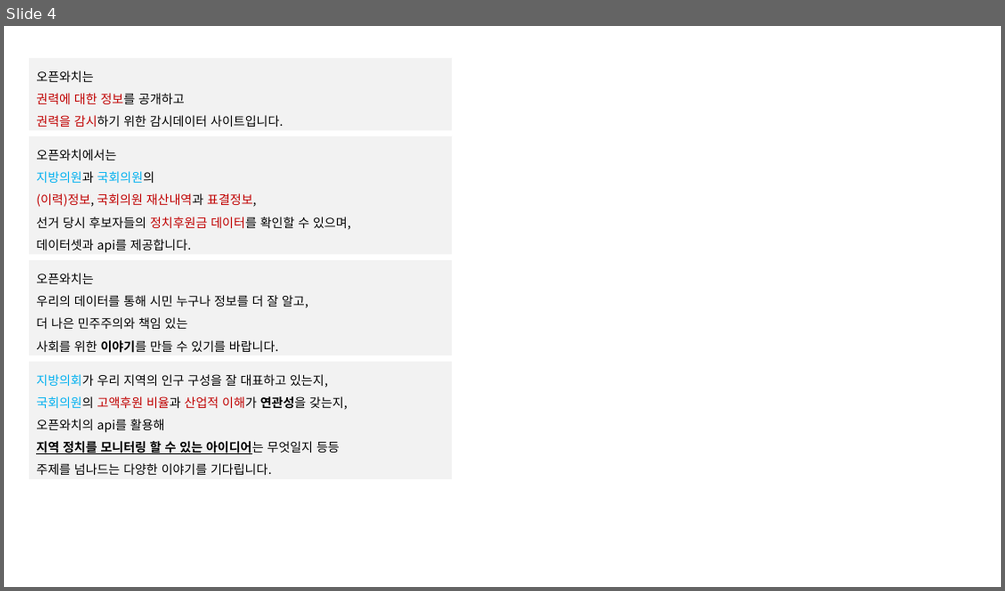
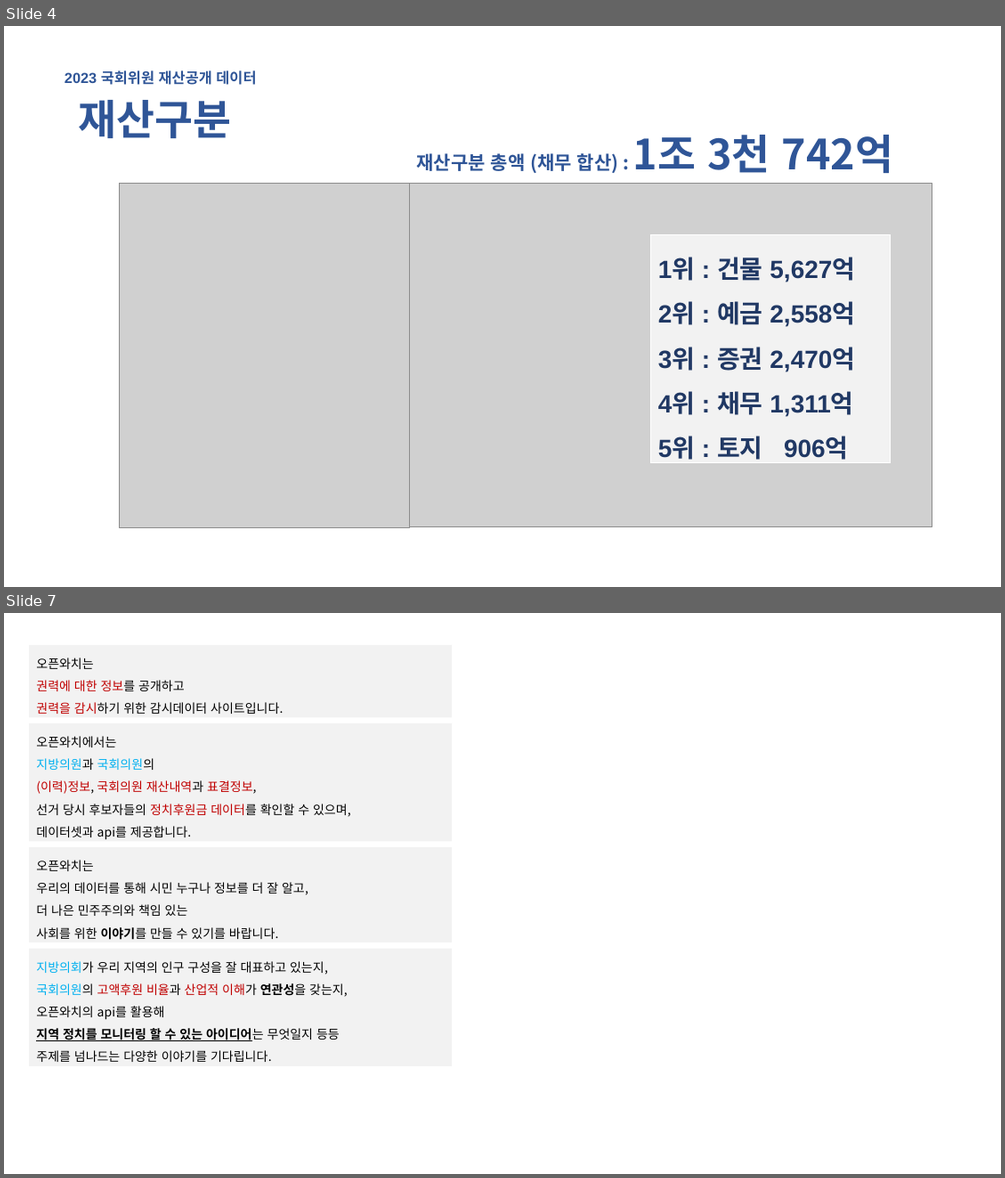
Before and after one commit to wordnbeing/sessac_visualproject, a slide deck: opwatch_visual_prj.pptx. Shown one above the other, each under a label of ours: slide 4 before the commit, slides 4 and 7 after it; the slides between them are not shown. The pictures are 1005x591 and 1005x1178 pixels, drawn with LibreOffice and Linux fonts; fonts in the diff are those of the drawing; grey boxes stand for pictures. Boxes give left, top, right and bottom in pixels: in the first picture for what was removed or moved away, otherwise in the second. Text is boxed around its words. In the diff, an @@ line names an element or a change of style, - is before the commit and + after.

```diff
--- a/opwatch_visual_prj.pptx
+++ b/opwatch_visual_prj.pptx
@@ slide 4 added at [4,26,1001,587], background #FFFFFF @@
@@ text added at [65,70,256,85], 14 pt, text #2F5597, bold @@
+2023 국회위원 재산공개 데이터
@@ text added at [79,100,232,138], 40 pt, text #2F5597, bold @@
+재산구분
@@ text added at [417,135,893,173], 18 pt, text #2F5597, bold @@
+재산구분 총액 (채무 합산) : 1조 3천 742억
@@ picture added at [119,183,409,527] @@
@@ picture added at [259,183,932,526] @@
@@ rectangle added at [651,234,890,463], fill #F2F2F2, outline #FFFFFF 0.75 pt, 24 pt, text #203864, bold @@
+1위 : 건물 5,627억
+2위 : 예금 2,558억
+3위 : 증권 2,470억
+4위 : 채무 1,311억
+5위 : 토지 906억
@@ what was slide 4 is now slide 7 @@
```
Also in this commit, not shown: 2 slides changed, 3 other slides added, 1 slide removed, 43 other files.
